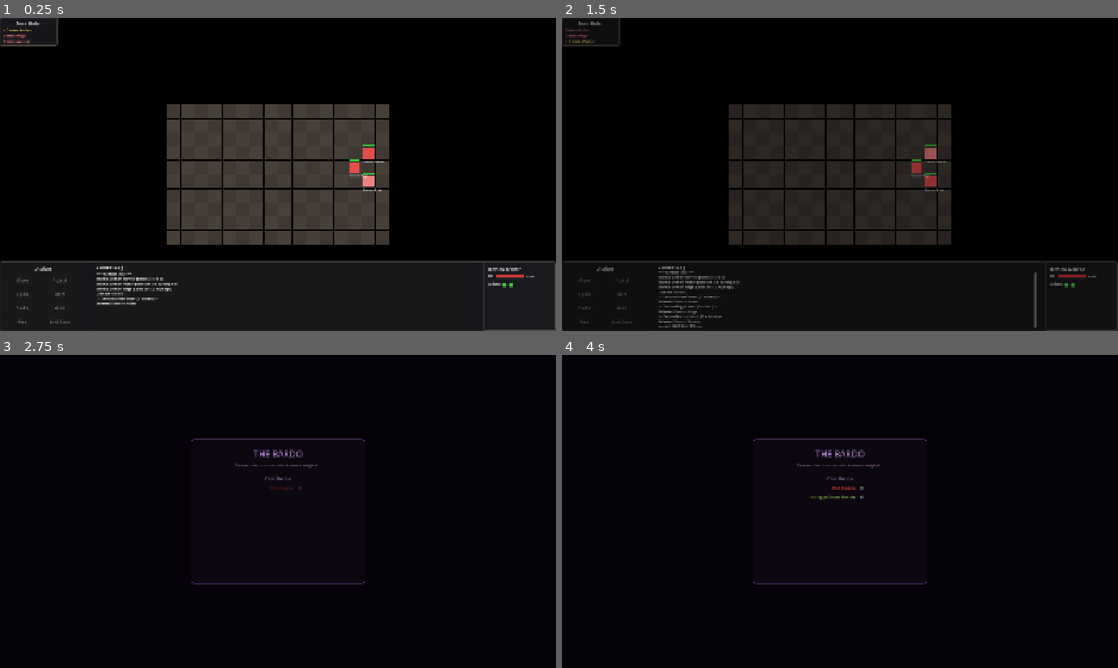
Above: before the commit, frames 1-4 (two rows, left to right).
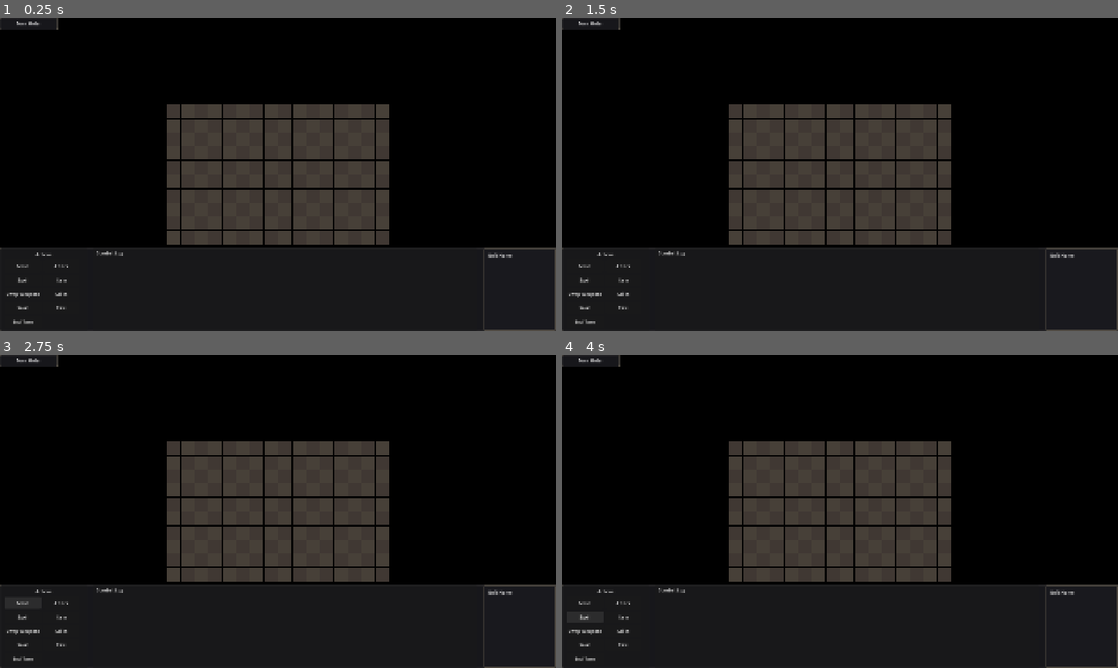
Above: after the commit, the same moments.

Repository: olstach/six_worlds
Game: Godot game, scene res://scenes/combat/combat_arena.tscn
Same seed, same stepped clock (60 frames per second), same inputs: the game is played once before the commit and once after it. This scene is started directly instead of the project's main scene.
Inputs (mouse positions are in pixels of both pictures, inside the frame that each line leads up to):
- Up to frame 1 (0.25 s): no input
- Up to frame 2 (1.5 s): click (584, 293) at 0.5 s, where only the run after the commit has a clickable "Swap Weapons"; click (840, 187) at 1.25 s, where only the run before the commit has a clickable "Enter the Bardo"
- Up to frame 3 (2.75 s): click (22, 602) at 2 s, where only the run after the commit has a clickable "Move"
- Up to frame 4 (4 s): click (623, 602) at 2.75 s, where only the run after the commit has a clickable "Attack"; click (584, 617) at 3.5 s, where only the run after the commit has a clickable "Spell"

The runs differ from the first frame. In frame 1, 6.8% of the frame differs, in the area x 0-100%, y 3-98%; in frame 2, 14%; in frame 3, 19%; in frame 4, 19%, in the area x 0-100%, y 0-100%.
Error after the commit: Parse Error: Function "_add_combat_log()" not found in base self. (res://scripts/combat/combat_arena.gd:1626)

Commit message:
Fix 4 bugs: crafting key label, starter set, weapon swap in combat, examine skill
1. Crafting button label: "C" → "R" in overworld.tscn

2. Starter equipment on set II: replace swap_weapon_set() calls with
   direct active_weapon_set assignment to avoid signal-race side effects;
   explicitly returns to set 1 at the end

3. Weapon set swap in combat:
   - Added SwapWeaponButton to combat_arena.tscn (between Item and Skills)
   - Wired _on_swap_weapon_pressed(): calls ItemSystem.swap_weapon_set(),
     costs 1 action, logs to combat log, updates UI
   - Button disabled when alt weapon set is empty
   - Note: weapon sets only contain weapon_main/off — armor never swaps

4. observe_carefully (Learning 1) active skill now works:
   - Added "examine" effect case to use_active_skill() in combat_manager
   - Added free_action check: free_action:true skills do not consume an action
   - Added "examine" case in _resolve_active_skill() that calls
     _show_examine_window() for the targeted enemy (same panel as right-click)

Co-Authored-By: Claude Sonnet 4.6 <noreply@anthropic.com>

Diff:
--- a/scenes/combat/combat_arena.tscn
+++ b/scenes/combat/combat_arena.tscn
@@ -133,6 +133,13 @@
 layout_mode = 2
 text = "Item"
 
+[node name="SwapWeaponButton" type="Button" parent="UILayer/BottomPanel/HBoxContainer/ActionPanel/MarginContainer/VBoxContainer/ButtonGrid"]
+unique_name_in_owner = true
+custom_minimum_size = Vector2(120, 40)
+layout_mode = 2
+text = "Swap Weapons"
+tooltip_text = "Switch weapon set (costs 1 action)"
+
 [node name="SkillsButton" type="Button" parent="UILayer/BottomPanel/HBoxContainer/ActionPanel/MarginContainer/VBoxContainer/ButtonGrid"]
 unique_name_in_owner = true
 custom_minimum_size = Vector2(120, 40)
--- a/scenes/overworld/overworld.tscn
+++ b/scenes/overworld/overworld.tscn
@@ -117,7 +117,7 @@
 [node name="CraftingButton" type="Button" parent="HUDLayer/TopBar"]
 unique_name_in_owner = true
 layout_mode = 2
-text = "Crafting (C)"
+text = "Crafting (R)"
 
 [node name="ToastLabel" type="Label" parent="HUDLayer"]
 unique_name_in_owner = true
--- a/scripts/autoload/combat_manager.gd
+++ b/scripts/autoload/combat_manager.gd
@@ -3256,6 +3256,12 @@
 			result = _resolve_stance(user, combat_data)
 		"heal_self":
 			result = _resolve_heal_self(user, combat_data)
+		"examine":
+			# Reveal enemy info via examine window — handled by combat_arena via signal
+			var target = get_unit_at(target_pos)
+			if target == null or not target.is_alive():
+				return {"success": false, "reason": "No target"}
+			result = {"success": true, "examine_target": target, "effects": []}
 		_:
 			return {"success": false, "reason": "Unknown skill effect: " + effect_type}
 
@@ -3263,8 +3269,9 @@
 		# Deduct stamina
 		if stamina_cost > 0:
 			user.use_stamina(stamina_cost)
-		# Use action
-		use_action(1)
+		# Use action — free_action skills cost nothing
+		if not combat_data.get("free_action", false):
+			use_action(1)
 		# Apply cooldown
 		var cooldown = combat_data.get("cooldown", 0)
 		if cooldown > 0:
--- a/scripts/autoload/item_system.gd
+++ b/scripts/autoload/item_system.gd
@@ -559,7 +559,7 @@
 		inventory_changed.emit()
 
 
-## Add starter items to inventory (called when starting new game)
+## Add starter items to inventory and equip them (called when starting new game)
 func add_starter_items() -> void:
 	# Give player some basic starting equipment
 	add_to_inventory("bronze_sword")
@@ -572,7 +572,25 @@
 	# Starting consumables
 	add_to_inventory("health_potion", 3)
 	add_to_inventory("mana_potion", 2)
-	print("ItemSystem: Added starter items to inventory")
+
+	# Auto-equip gear on the player character
+	var player = CharacterSystem.get_player()
+	if not player.is_empty():
+		# Weapon set 1: sword (melee) — write directly to avoid signal races
+		player["active_weapon_set"] = 1
+		equip_item(player, "bronze_sword", "weapon_main")
+		# Weapon set 2: bow (ranged)
+		player["active_weapon_set"] = 2
+		equip_item(player, "short_bow", "weapon_main")
+		# Ensure we return to set 1
+		player["active_weapon_set"] = 1
+		# Armour and accessories
+		equip_item(player, "leather_vest", "chest")
+		equip_item(player, "leather_cap", "head")
+		equip_item(player, "leather_boots", "feet")
+		equip_item(player, "copper_ring", "ring1")
+		equip_item(player, "travelers_amulet", "trinket1")
+	print("ItemSystem: Added and equipped starter items")
 
 
 # ============================================
@@ -925,6 +943,8 @@
 		var valid_traits: Array = []
 		for trait_name in weapon_traits:
 			var trait_info = weapon_traits[trait_name]
+			if not trait_info is Dictionary:  # Skip _comment strings
+				continue
 			if weapon_type in trait_info.get("types", []):
 				valid_traits.append({"name": trait_name, "info": trait_info})
 
@@ -1087,6 +1107,8 @@
 		var valid_traits: Array = []
 		for trait_name in armor_traits:
 			var trait_info = armor_traits[trait_name]
+			if not trait_info is Dictionary:  # Skip _comment strings
+				continue
 			if armor_type in trait_info.get("types", []):
 				valid_traits.append({"name": trait_name, "info": trait_info})
 
--- a/scripts/combat/combat_arena.gd
+++ b/scripts/combat/combat_arena.gd
@@ -24,6 +24,7 @@
 @onready var spell_panel: PanelContainer = %SpellPanel
 @onready var spell_list: VBoxContainer = %SpellList
 @onready var item_button: Button = %ItemButton
+@onready var swap_weapon_button: Button = %SwapWeaponButton
 @onready var item_panel: PanelContainer = %ItemPanel
 @onready var item_list: VBoxContainer = %ItemList
 @onready var skills_button: Button = %SkillsButton
@@ -187,6 +188,7 @@
 	attack_button.pressed.connect(_on_attack_pressed)
 	spell_button.pressed.connect(_on_spell_pressed)
 	item_button.pressed.connect(_on_item_pressed)
+	swap_weapon_button.pressed.connect(_on_swap_weapon_pressed)
 	skills_button.pressed.connect(_on_skills_pressed)
 	wait_button.pressed.connect(_on_wait_pressed)
 	flee_button.pressed.connect(_on_flee_pressed)
@@ -1588,6 +1590,12 @@
 					if fx.type == "buff":
 						_log_message("  +%d%% %s for %d turn(s)" % [fx.value, fx.stat, fx.duration])
 
+			"examine":
+				var examined = result.get("examine_target", null)
+				if examined:
+					_log_message("  Examining %s..." % examined.unit_name)
+					_show_examine_window(examined)
+
 		# Update UI
 		_show_unit_info(unit)
 	else:
@@ -1604,6 +1612,20 @@
 	# Use one action to wait (skip action but not whole turn)
 	CombatManager.use_action(1)
 	_log_message("Waiting...")
+
+
+func _on_swap_weapon_pressed() -> void:
+	if not CombatManager.is_player_turn() or not CombatManager.can_act(1):
+		return
+	var unit = CombatManager.get_current_unit()
+	if not unit or not "character_data" in unit:
+		return
+	AudioManager.play("ui_click")
+	ItemSystem.swap_weapon_set(unit.character_data)
+	CombatManager.use_action(1)
+	_add_combat_log("[color=#aaaaff]%s switches weapon sets.[/color]" % unit.unit_name)
+	_update_action_buttons()
+	_update_unit_info(unit)
 
 
 func _on_end_turn_pressed() -> void:
@@ -1776,6 +1798,14 @@
 	attack_button.disabled = not is_player or not can_act or cc_locked or not CombatManager.can_unit_attack(current_unit) if current_unit else true
 	spell_button.disabled = not is_player or not can_act or cc_locked or not CombatManager.can_unit_cast(current_unit) if current_unit else true
 	item_button.disabled = not is_player or not can_act or cc_locked
+	# Swap Weapons: only useful if the character has a weapon in the other set
+	var has_alt_weapon = false
+	if current_unit and "character_data" in current_unit:
+		var cdata = current_unit.character_data
+		var other_set = 2 if cdata.get("active_weapon_set", 1) == 1 else 1
+		var alt_weapon = cdata.get("equipment", {}).get("weapon_set_%d" % other_set, {}).get("main", "")
+		has_alt_weapon = alt_weapon != ""
+	swap_weapon_button.disabled = not is_player or not can_act or cc_locked or not has_alt_weapon
 	skills_button.disabled = not is_player or not can_act or cc_locked
 	wait_button.disabled = not is_player or not can_act or cc_locked
 	flee_button.disabled = not is_player or not can_act or cc_locked
